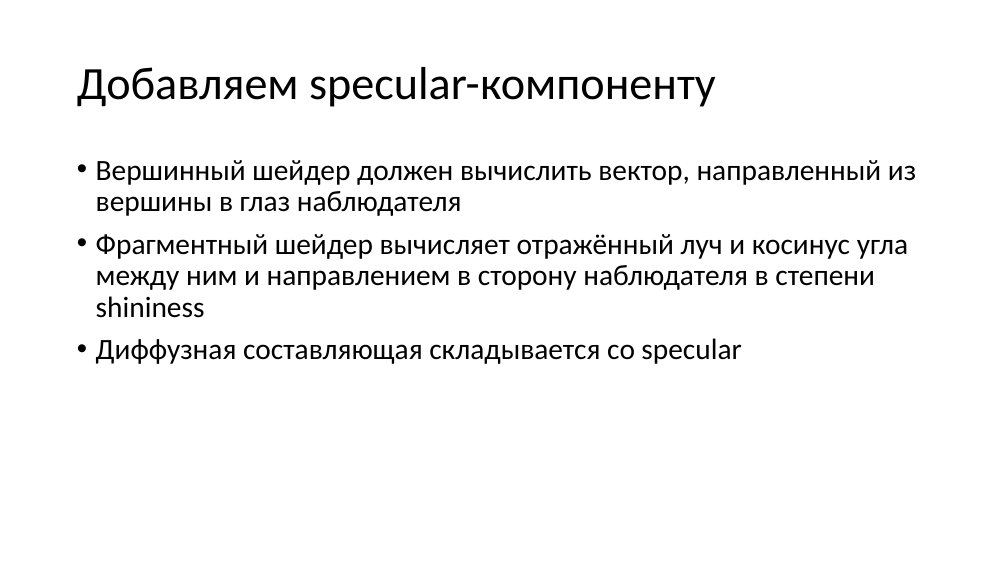
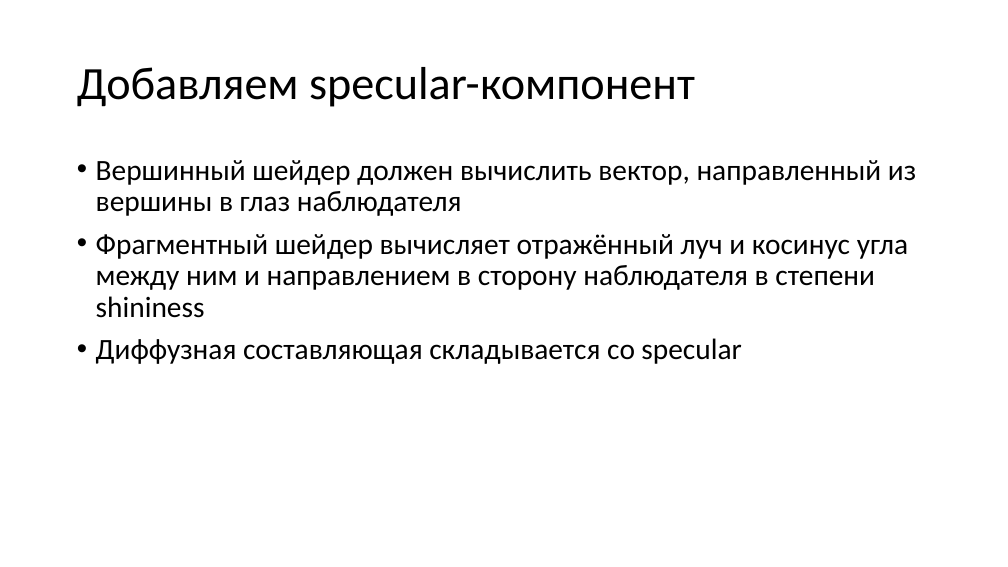
Before and after one commit to alexey-malov/cg-course, a slide deck: slide 12 of lectures/08 - Практическое использование шейдеров.pptx. Drawn at 1008x567 pixels with LibreOffice and Linux fonts; fonts in the diff are those of the drawing. Boxes give left, top, right and bottom in pixels: in the first picture for what was removed or moved away, otherwise in the second. Text is boxed around its words. In the diff, an @@ line names an element or a change of style, - is before the commit and + after.

```diff
--- a/lectures/08 - Практическое использование шейдеров.pptx
+++ b/lectures/08 - Практическое использование шейдеров.pptx
@@ title at (77,67,695,107): text changed @@
-Добавляем specular-компоненту
+Добавляем specular-компонент
```
Also in this commit, not shown: 10 other slides changed, 16 slides added, 22 other files.
